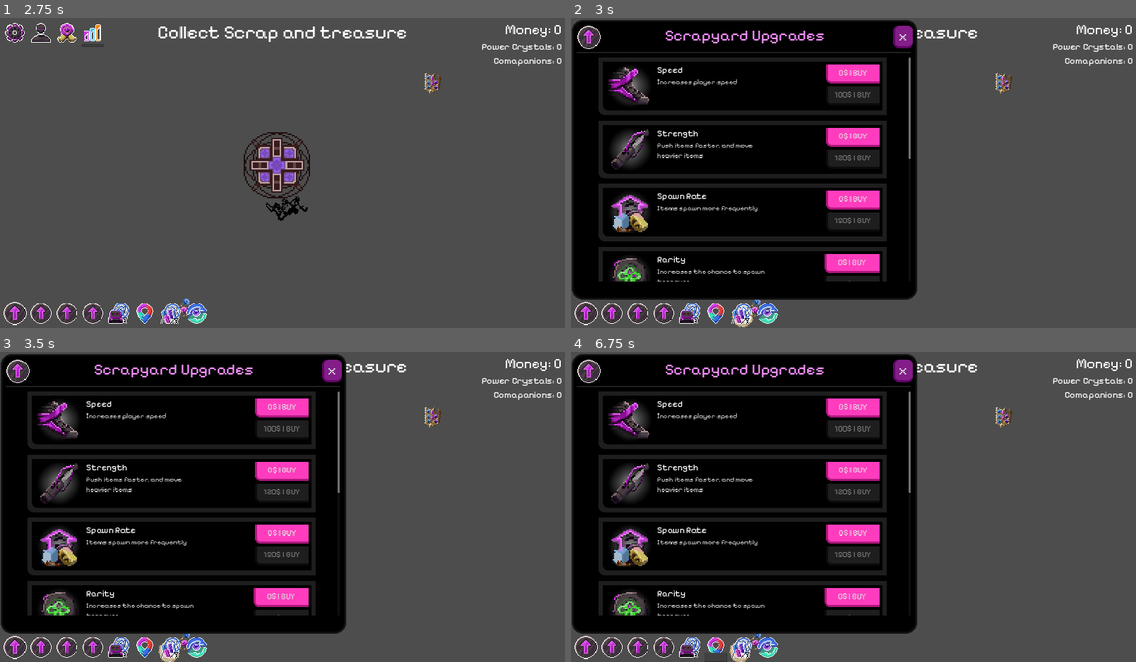
Above: before the commit, frames 1-4 (two rows, left to right).
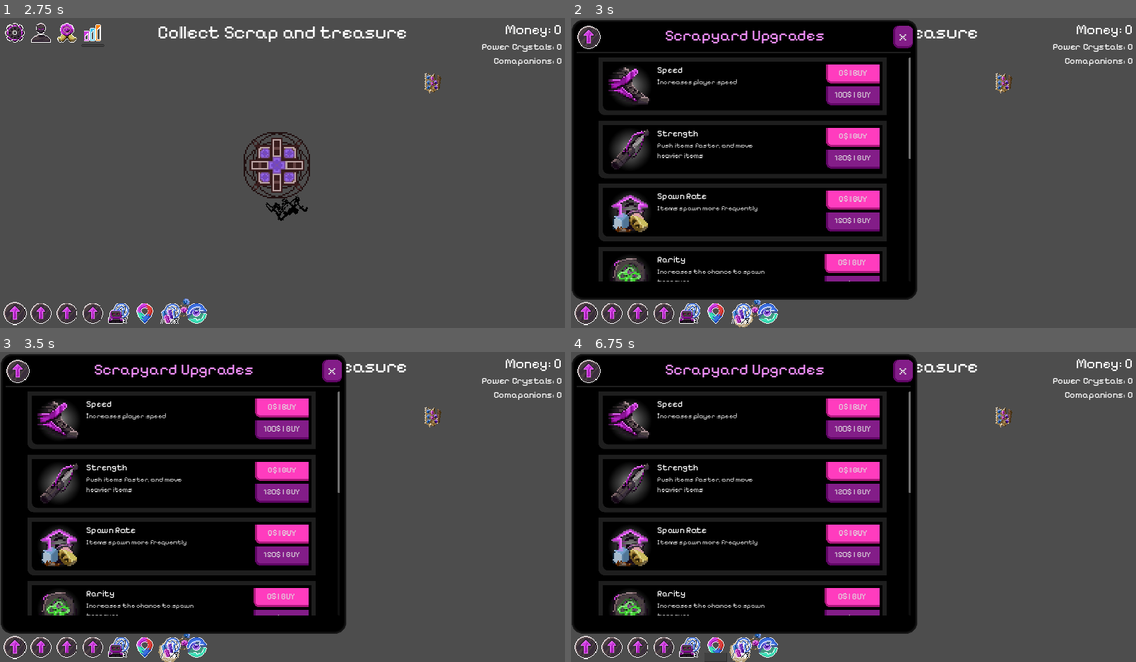
Above: after the commit, the same moments.

Repository: NathanHeaton/Robo-revolution
Game: Godot game, scene res://main.tscn
Two runs of this game, one before a commit and one after it. Both use one fixed random seed, a clock stepped at 60 frames per second and the inputs below.
Inputs (mouse positions are in pixels of both pictures, inside the frame that each line leads up to):
- Up to frame 1 (2.75 s): click (39, 33) at 0.5 s; click (67, 33) at 1.25 s; click (90, 33) at 2 s
- Up to frame 2 (3 s): click (587, 312) at 2.75 s
- Up to frame 3 (3.5 s): no input
- Up to frame 4 (6.75 s): click (610, 646) at 3.5 s; click (638, 646) at 4.25 s; click (661, 646) at 5 s; click (689, 646) at 5.75 s; click (717, 646) at 6.5 s

Frame 1 is identical in both runs. In frame 2, 1.9% of the frame differs, in the area x 44-55%, y 22-85%; in frame 3, 1.9%; in frame 4, 1.9%.

Commit message:
got signal syntax to work

Diff:
--- a/robo-revolution/money.gd
+++ b/robo-revolution/money.gd
@@ -1,10 +1,20 @@
 extends Node
 
-var MONEY = 0
+signal money_changed
+
+var money_back_up: int = 0
+var MONEY: int = 0: # allows signals to be sent when money is updated
+	get:
+		return money_back_up
+	set(value):
+		emit_signal("money_changed")
+		money_back_up = value
+
+
 var POWER_CRYSTALS = 0
 # Called when the node enters the scene tree for the first time.
 func _ready() -> void:
-	pass # Replace with function body.
+	pass
 
 
 # Called every frame. 'delta' is the elapsed time since the previous frame.
--- a/robo-revolution/upgrade_card.gd
+++ b/robo-revolution/upgrade_card.gd
@@ -8,13 +8,16 @@
 
 # Called when the node enters the scene tree for the first time.
 func _ready() -> void:
-	$"Panel/MarginContainer/Upgarde_Content_Panel/MarginContainer/buy_section/1X".disabled = true
+	Money.connect("money_changed", Callable(self, "_on_money_changed"))
 
 
 # Called every frame. 'delta' is the elapsed time since the previous frame.
 func _process(delta: float) -> void:
 	pass
 
+
+func _on_money_changed():
+	cal_max_buy(1,1,1)
 
 func change_title(text) -> void:
 	$Panel/MarginContainer/Upgarde_Content_Panel/MarginContainer/Upgarde_Content/VBoxContainer/Title.text = str(text)
@@ -29,6 +32,11 @@
 	$"Panel/MarginContainer/Upgarde_Content_Panel/MarginContainer/buy_section/Max".text = str(Money.MONEY) + "$ | BUY"
 
 
+func update_button_state():
+	if (Money.MONEY < cost):
+		$"Panel/MarginContainer/Upgarde_Content_Panel/MarginContainer/buy_section/1X".disabled = true
+	else:
+		$"Panel/MarginContainer/Upgarde_Content_Panel/MarginContainer/buy_section/1X".disabled = false
 
 func change_sprite(t_pos):
 	var icon_rect = Rect2(Vector2(t_pos.x *FRAME_SIZE,t_pos.y *FRAME_SIZE),Vector2(FRAME_SIZE,FRAME_SIZE))
